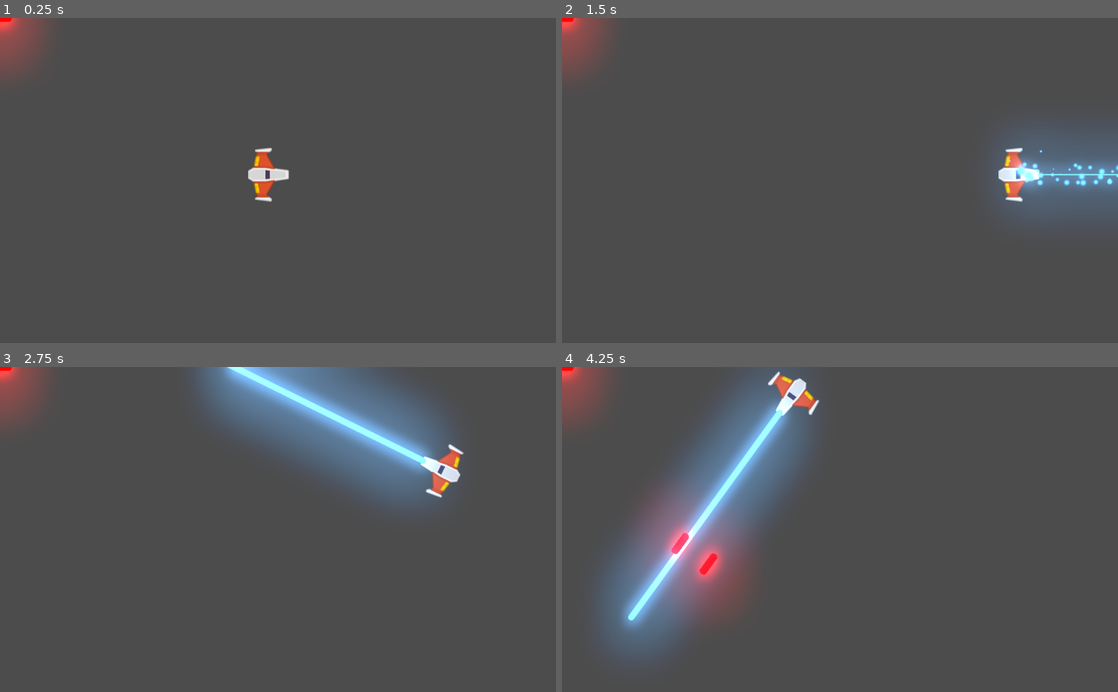
Above: before the commit, frames 1-4 (two rows, left to right).
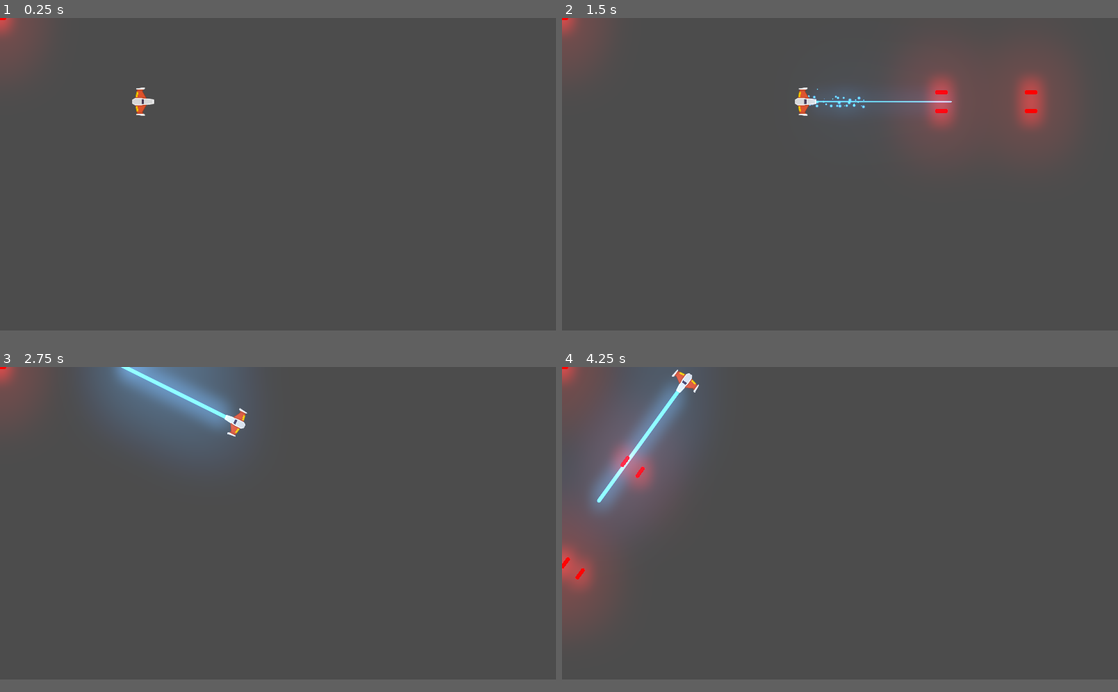
Above: after the commit, the same moments.

Repository: Law2512/Space
Game: Godot game, scene res://Juego/Niveles/NivelTest.tscn
Same seed, same stepped clock (60 frames per second), same inputs: the game is played once before the commit and once after it. The project has no main scene, so this scene is started directly.
Inputs (mouse positions are in pixels of both pictures, inside the frame that each line leads up to):
- Up to frame 1 (0.25 s): no input
- Up to frame 2 (1.5 s): tap Enter at 0.5 s; move the mouse to (962, 164) at 0.52 s; hold W (moverAdelante) 0.53-1.28 s; hold Space (disparoPrincipal) 0.53-1.28 s; move the mouse to (728, 196) at 1.27 s; hold S (moverAtras) from 1.28 s (still down); right-click (728, 196) at 1.35 s
- Up to frame 3 (2.75 s): move the mouse to (333, 458) at 2.02 s; release S (moverAtras) at 2.03 s; hold W (moverAdelante) from 2.03 s (still down); hold A (moverAntiHorario) from 2.03 s (still down)
- Up to frame 4 (4.25 s): move the mouse to (812, 594) at 2.77 s; release A (moverAntiHorario) at 2.78 s; tap D (moverHorario) at 2.85 s; move the mouse to (1006, 578) at 3.52 s; release W (moverAdelante) at 3.53 s; hold S (moverAtras) from 3.53 s (still down); hold Space (disparoPrincipal) from 3.53 s (still down)
In our replay, the window is 800x468 before the commit and 800x450 after it. These sizes can differ from the game's own. Grey fills any space a smaller window leaves; there, only what the larger window draws over its background counts as a difference.

The runs differ from the first frame. In frame 1, 1.2% of the frame differs, in the area x 0-52%, y 0-57%; in frame 2, 11%; in frame 3, 18%; in frame 4, 25%, in the area x 0-47%, y 0-90%.

Commit message:
Escenas proyectil enemigo y proyectil player
Agregados:
- Escena Meteorito
- Escena ProyectilPlayer
- Escena ProyectilEnemigo con su propio sprite listo

Diff:
--- /dev/null
+++ b/Juego/Obstaculo/Meteorito.tscn
@@ -0,0 +1,7 @@
+[gd_scene format=2]
+
+[node name="Meteorito" type="Area2D"]
+z_index = 30
+z_as_relative = false
+collision_layer = 4
+collision_mask = 31
--- a/Juego/Proyectiles/Canion.tscn
+++ b/Juego/Proyectiles/Canion.tscn
@@ -1,7 +1,7 @@
 [gd_scene load_steps=4 format=2]
 
 [ext_resource path="res://Juego/Proyectiles/Canion.gd" type="Script" id=1]
-[ext_resource path="res://Juego/Proyectiles/Proyectil.tscn" type="PackedScene" id=2]
+[ext_resource path="res://Juego/Proyectiles/ProyectilPlayer.tscn" type="PackedScene" id=2]
 [ext_resource path="res://Juego/Proyectiles/DisparoSFX.ogg" type="AudioStream" id=3]
 
 [node name="Canion" type="Node2D"]
--- a/Juego/Proyectiles/LaserBeam/LaserBeam2D.tscn
+++ b/Juego/Proyectiles/LaserBeam/LaserBeam2D.tscn
@@ -61,6 +61,8 @@
 color_ramp = SubResource( 2 )
 
 [node name="LaserBeam2D" type="RayCast2D"]
+z_index = 40
+z_as_relative = false
 enabled = true
 cast_to = Vector2( 0, 0 )
 script = ExtResource( 1 )
--- a/Juego/Proyectiles/Proyectil.tscn
+++ b/Juego/Proyectiles/Proyectil.tscn
@@ -1,13 +1,13 @@
-[gd_scene load_steps=4 format=2]
+[gd_scene load_steps=3 format=2]
 
 [ext_resource path="res://Juego/Proyectiles/proyectilJugador.png" type="Texture" id=1]
 [ext_resource path="res://Juego/Proyectiles/Proyectil.gd" type="Script" id=2]
 
-[sub_resource type="CapsuleShape2D" id=1]
-radius = 8.77487
-height = 33.2001
-
 [node name="Proyectil" type="Area2D"]
+z_index = 45
+z_as_relative = false
+collision_layer = 8
+collision_mask = 22
 script = ExtResource( 2 )
 
 [node name="Sprite" type="Sprite" parent="."]
@@ -19,7 +19,6 @@
 
 [node name="CollisionShape2D" type="CollisionShape2D" parent="."]
 rotation = 1.5708
-shape = SubResource( 1 )
 
 [node name="VisibilityNotifier2D" type="VisibilityNotifier2D" parent="."]
 position = Vector2( -0.11136, 0.0556838 )
--- /dev/null
+++ b/Juego/Proyectiles/ProyectilEnemigo.tscn
@@ -0,0 +1,24 @@
+[gd_scene load_steps=4 format=2]
+
+[ext_resource path="res://Juego/Proyectiles/Proyectil.tscn" type="PackedScene" id=1]
+[ext_resource path="res://Juego/Proyectiles/proyectilEnemigo.png" type="Texture" id=2]
+
+[sub_resource type="CapsuleShape2D" id=1]
+radius = 5.79563
+height = 25.6316
+
+[node name="ProyectilEnemigo" instance=ExtResource( 1 )]
+collision_layer = 16
+collision_mask = 13
+
+[node name="Sprite" parent="." index="0"]
+modulate = Color( 0.64, 1.3, 0, 1 )
+scale = Vector2( 1, 1 )
+texture = ExtResource( 2 )
+
+[node name="CollisionShape2D" parent="." index="1"]
+shape = SubResource( 1 )
+
+[node name="VisibilityNotifier2D" parent="." index="2"]
+position = Vector2( 0.590183, 0.0556838 )
+scale = Vector2( 1.65797, 0.660345 )
--- /dev/null
+++ b/Juego/Proyectiles/ProyectilPlayer.tscn
@@ -0,0 +1,12 @@
+[gd_scene load_steps=3 format=2]
+
+[ext_resource path="res://Juego/Proyectiles/Proyectil.tscn" type="PackedScene" id=1]
+
+[sub_resource type="CapsuleShape2D" id=1]
+radius = 7.66114
+height = 32.7548
+
+[node name="ProyectilPlayer" instance=ExtResource( 1 )]
+
+[node name="CollisionShape2D" parent="." index="1"]
+shape = SubResource( 1 )
--- a/Juego/Ship/Player/Player.tscn
+++ b/Juego/Ship/Player/Player.tscn
@@ -10,6 +10,9 @@
 radius = 36.1996
 
 [node name="Player" type="RigidBody2D"]
+z_index = 50
+z_as_relative = false
+collision_mask = 22
 physics_material_override = ExtResource( 2 )
 gravity_scale = 0.0
 can_sleep = false
--- a/project.godot
+++ b/project.godot
@@ -45,11 +45,21 @@
 [application]
 
 config/name="Space"
-config/icon="res://icon.png"
+config/icon="res://iconGame.png"
 
 [autoload]
 
 Eventos="*res://Juego/Autoloads/Eventos.gd"
+
+[display]
+
+window/size/width=1920
+window/size/height=1080
+window/size/resizable=false
+window/size/test_width=1280
+window/size/test_height=720
+window/stretch/mode="2d"
+window/stretch/aspect="keep"
 
 [input]
 
@@ -86,6 +96,14 @@
  ]
 }
 
+[layer_names]
+
+2d_physics/layer_1="Player"
+2d_physics/layer_2="Enemigo"
+2d_physics/layer_3="Meteorito"
+2d_physics/layer_4="ProyectilPlayer"
+2d_physics/layer_5="ProyectilEnemigo"
+
 [physics]
 
 common/enable_pause_aware_picking=true
Binary file added: Juego/Proyectiles/proyectilEnemigo.png
Not shown, added: Juego/Proyectiles/proyectilEnemigo.png.import
Binary file added: iconGame.png
Not shown, added: iconGame.png.import
